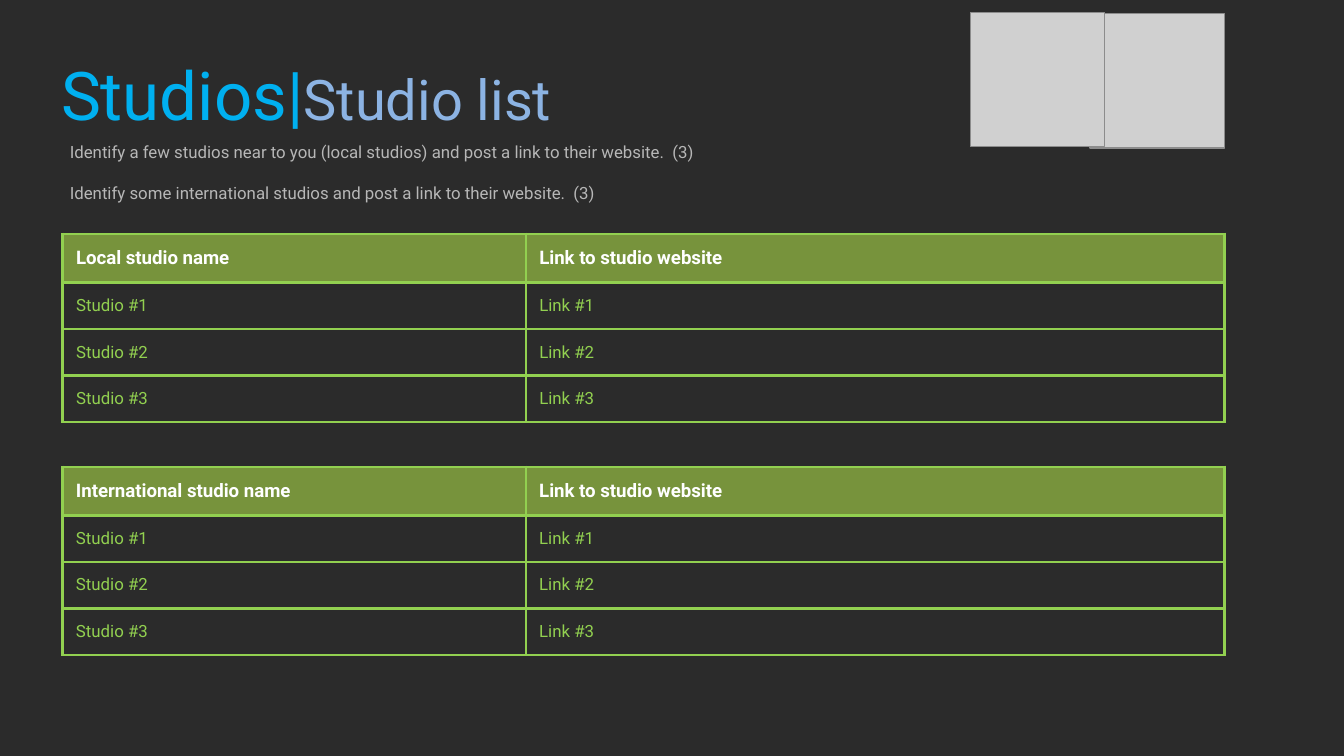
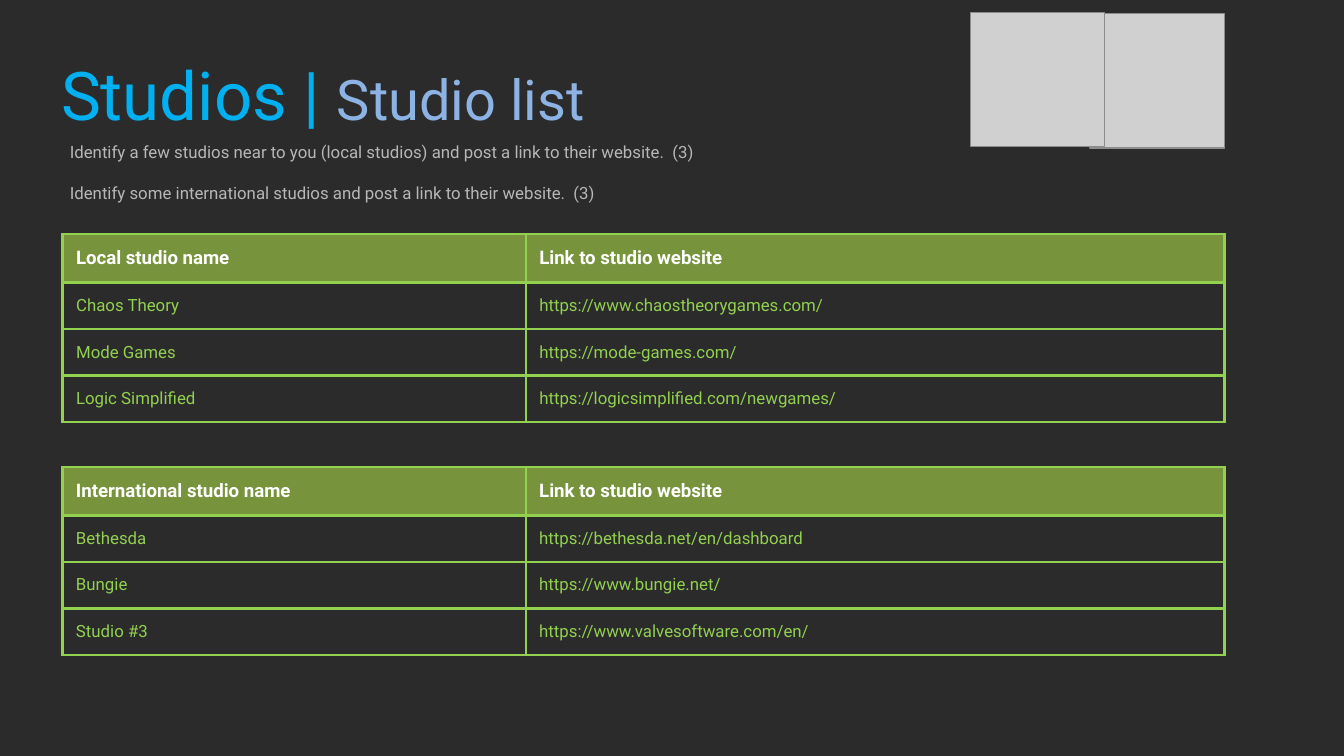
Before and after one commit to Dinoboy173/ProfStud, a slide deck: slide 20 of Class1/NOT DONE 2021_Professional_Studies_1_YourName.pptx. Drawn at 1344x756 pixels with LibreOffice and Linux fonts; fonts in the diff are those of the drawing; grey boxes stand for pictures; background and template pictures are left out; a plain dark background stands for a picture behind light text. Boxes give left, top, right and bottom in pixels: in the first picture for what was removed or moved away, otherwise in the second. Text is boxed around its words. In the diff, an @@ line names an element or a change of style, - is before the commit and + after.

Commit message:
little bit

```diff
--- a/Class1/NOT DONE 2021_Professional_Studies_1_YourName.pptx
+++ b/Class1/NOT DONE 2021_Professional_Studies_1_YourName.pptx
@@ title at (61,69,584,121): spaces changed @@
-Studios|Studio list
+Studios | Studio list
@@ table at (63,234,1226,425) @@
-row 2, column 1: Studio #1
+row 2, column 1: Chaos Theory
-row 2, column 2: Link #1
+row 2, column 2: https://www.chaostheorygames.com/
-row 3, column 1: Studio #2
+row 3, column 1: Mode Games
-row 3, column 2: Link #2
+row 3, column 2: https://mode-games.com/
-row 4, column 1: Studio #3
+row 4, column 1: Logic Simplified
-row 4, column 2: Link #3
+row 4, column 2: https://logicsimplified.com/newgames/
@@ table at (63,466,1226,657) @@
-row 2, column 1: Studio #1
+row 2, column 1: Bethesda
-row 2, column 2: Link #1
+row 2, column 2: https://bethesda.net/en/dashboard
-row 3, column 1: Studio #2
+row 3, column 1: Bungie
-row 3, column 2: Link #2
+row 3, column 2: https://www.bungie.net/
-row 4, column 2: Link #3
+row 4, column 2: https://www.valvesoftware.com/en/
```
Also in this commit, not shown: 4 other slides changed.
